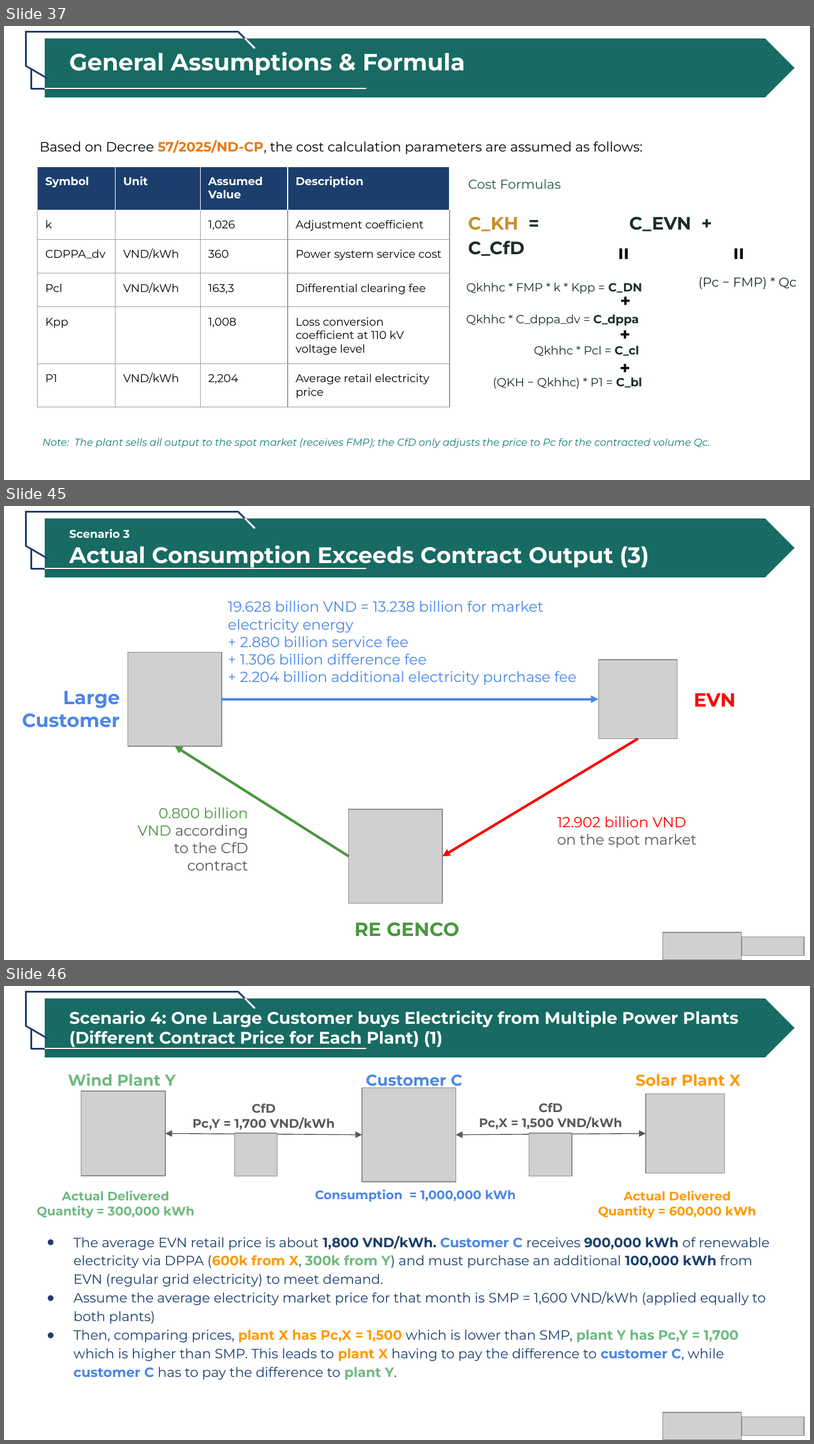
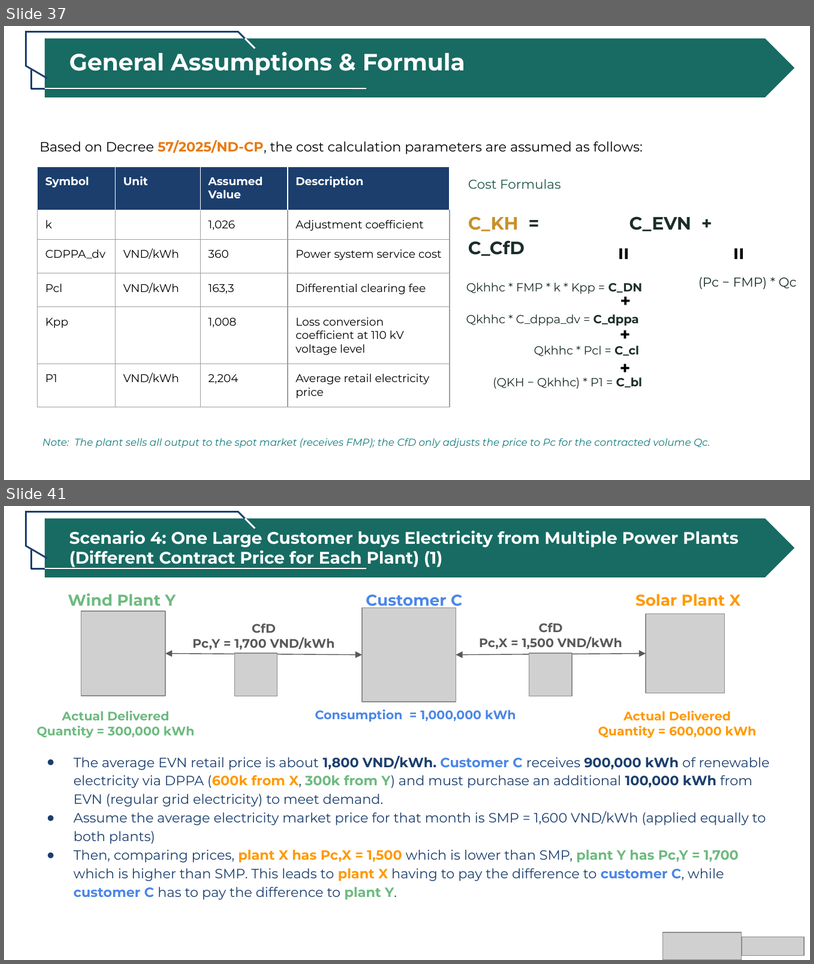
Before and after one commit to tah-allotrope/dppa-case, a slide deck: ceba/CEBA DPPA 2026.pptx. Shown one above the other, each under a label of ours: slides 37, 45 and 46 before the commit, slides 37 and 41 after it; the slides between them are not shown. The pictures are 814x1444 and 814x964 pixels, drawn with LibreOffice and Linux fonts; fonts in the diff are those of the drawing; grey boxes stand for pictures. Boxes give left, top, right and bottom in pixels: in the first picture for what was removed or moved away, otherwise in the second. Text is boxed around its words. In the diff, an @@ line names an element or a change of style, - is before the commit and + after.

```diff
--- a/ceba/CEBA DPPA 2026.pptx
+++ b/ceba/CEBA DPPA 2026.pptx
@@ slide 45 removed at bbox=[4, 506, 810, 960], background #FFFFFF @@
@@ group removed at bbox=[25, 511, 794, 577]: 8 lines, 1 pentagon arrow, 1 text @@
-Scenario 3
-Actual Consumption Exceeds Contract Output (3)
@@ text removed at bbox=[228, 601, 577, 685] @@
-19.628 billion VND = 13.238 billion for market electricity energy
-+ 2.880 billion service fee
-+ 1.306 billion difference fee
-+ 2.204 billion additional electricity purchase fee
@@ picture removed at bbox=[128, 652, 222, 745] @@
@@ picture removed at bbox=[599, 659, 678, 738] @@
@@ text removed at bbox=[22, 690, 120, 727] @@
-Large Customer
@@ arrow removed from (222, 699) to (599, 699) @@
@@ text removed at bbox=[694, 693, 736, 706] @@
-EVN
@@ arrow removed from (638, 738) to (443, 856) @@
@@ arrow removed from (349, 856) to (175, 747) @@
@@ text removed at bbox=[138, 807, 248, 870] @@
-0.800 billion VND according to the CfD contract
@@ picture removed at bbox=[349, 809, 443, 903] @@
@@ text removed at bbox=[557, 816, 697, 847] @@
-12.902 billion VND on the spot market
@@ text removed at bbox=[354, 922, 459, 936] @@
-RE GENCO
@@ picture removed at bbox=[663, 932, 742, 959] @@
@@ picture removed at bbox=[742, 937, 804, 955] @@
@@ what was slide 46 is now slide 41 @@
```
Also in this commit, not shown: 3 slides added, 7 other slides removed, 4 other files.
